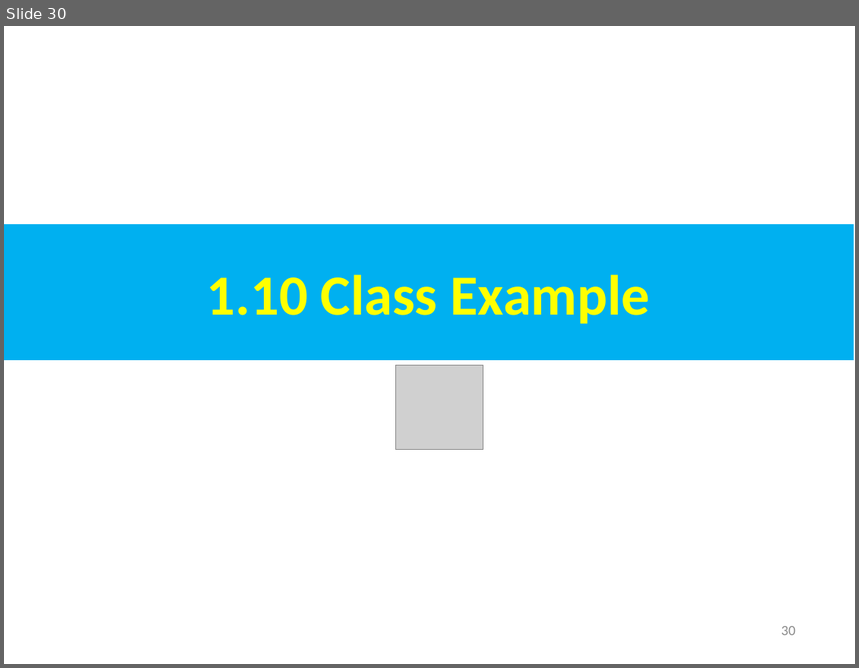
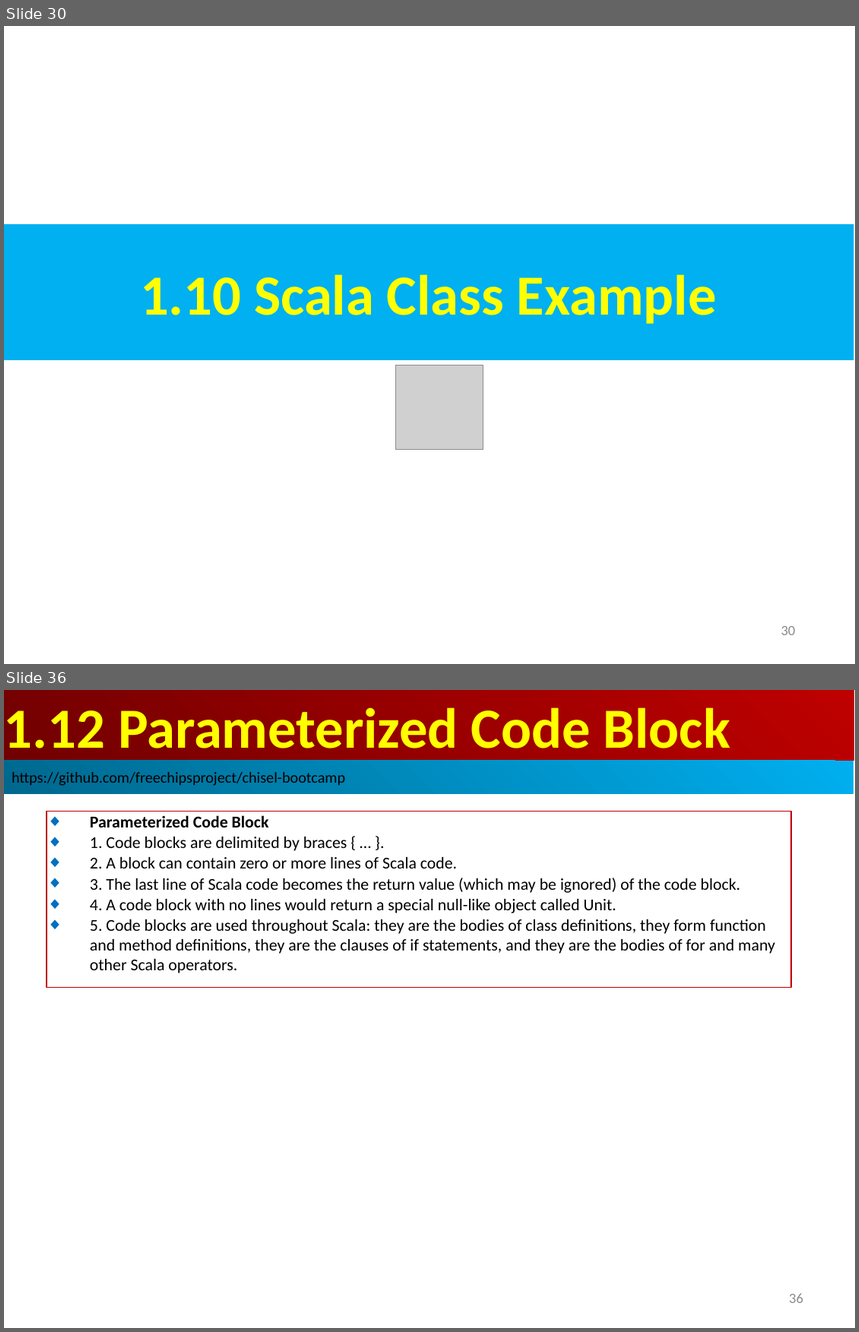
Before and after one commit to peterhchen/AIU_CS800_Chisel, a slide deck: 300_UCB_BC/001_Scala/000_Video/001_Scala.ppt. Shown one above the other, each under a label of ours: slide 30 before the commit, slides 30 and 36 after it; the slides between them are not shown. The pictures are 859x668 and 859x1332 pixels, drawn with LibreOffice and Linux fonts; fonts in the diff are those of the drawing; grey boxes stand for pictures. Boxes give left, top, right and bottom in pixels: in the first picture for what was removed or moved away, otherwise in the second. Text is boxed around its words. In the diff, an @@ line names an element or a change of style, - is before the commit and + after.

```diff
--- a/300_UCB_BC/001_Scala/000_Video/001_Scala.ppt
+++ b/300_UCB_BC/001_Scala/000_Video/001_Scala.ppt
@@ slide 36 added at (4, 690, 855, 1328), background #FFFFFF @@
@@ rectangle added at (4, 690, 854, 761), fill gradient #BF0000 to #710000, 48 pt, text #FFFF00, bold @@
+1.12 Parameterized Code Block
@@ rectangle added at (4, 761, 854, 794), fill gradient #00AFEF to #00688E, 13 pt, text #000000 @@
+https://github.com/freechipsproject/chisel-bootcamp
@@ rectangle added at (47, 811, 791, 988), outline #C00000 0.74 pt, 14 pt, text #000000 @@
+◆ Parameterized Code Block
+◆ 1. Code blocks are delimited by braces { … }.
+◆ 2. A block can contain zero or more lines of Scala code.
+◆ 3. The last line of Scala code becomes the return value (which may be ignored) of the code block.
+◆ 4. A code block with no lines would return a special null-like object called Unit.
+◆ 5. Code blocks are used throughout Scala: they are the bodies of class definitions, they form function and method definitions, they are the clauses of if statements, and they are the bodies of for and many other Scala operators.
@@ page number added at (789, 1293, 804, 1303), 12 pt, text #8B8B8B @@
+36
@@ slide 30 changed as well @@
@@ text in rectangle at (140, 275, 717, 324): text changed @@
-1.10 Class Example
+1.10 Scala Class Example
```
Also in this commit, not shown: 4 other slides changed, 8 other slides added.
